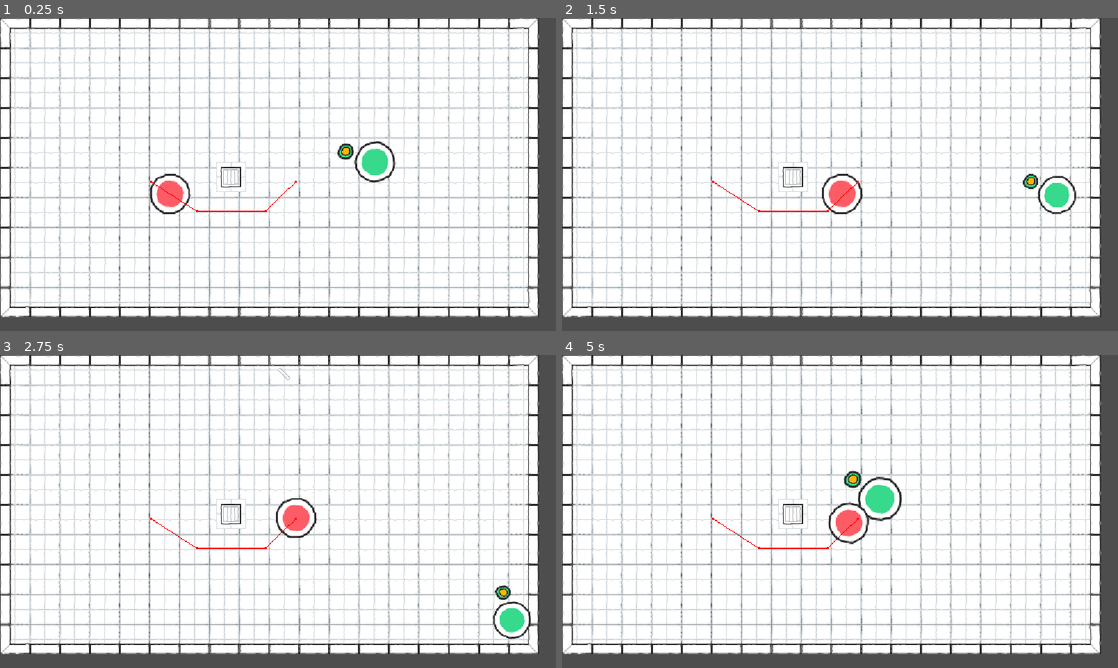
Above: before the commit, frames 1-4 (two rows, left to right).
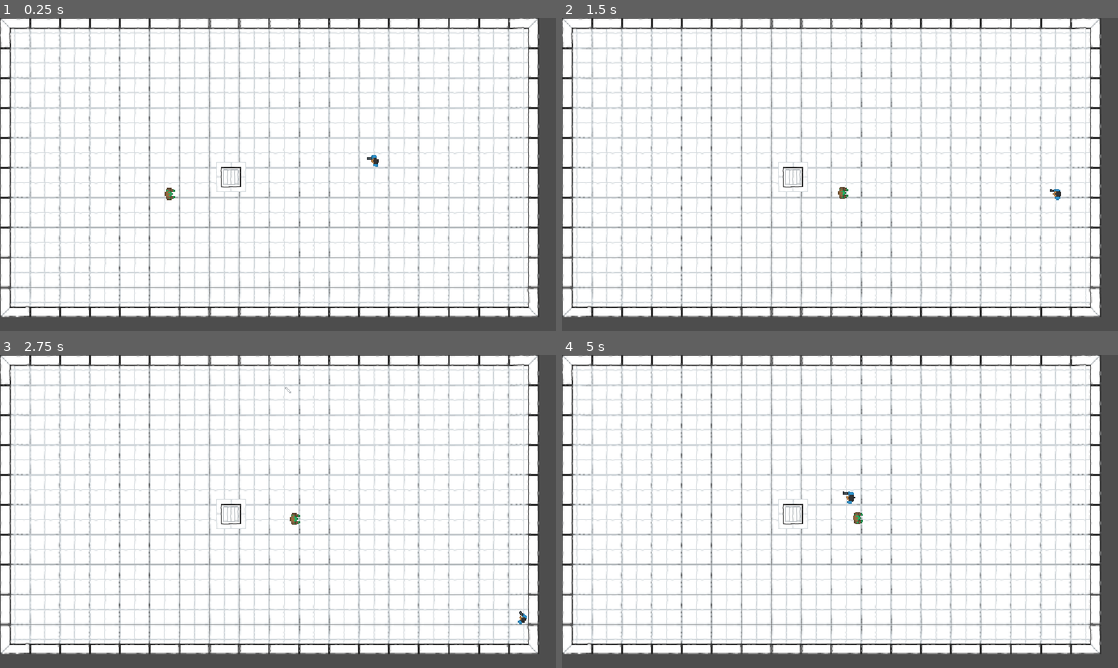
Above: after the commit, the same moments.

Repository: Frickerson/Brackeys_2026.2
Game: Godot game, scene res://Game/Levels/BasicLevel.tscn
Two runs of this game, one before a commit and one after it. Both use one fixed random seed, a clock stepped at 60 frames per second and the inputs below.
Inputs (mouse positions are in pixels of both pictures, inside the frame that each line leads up to):
- Up to frame 1 (0.25 s): no input
- Up to frame 2 (1.5 s): move the mouse to (962, 158) at 0.52 s; hold D (Player_Move_Right) 0.53-1.28 s; click (962, 158) at 0.6 s; move the mouse to (728, 190) at 1.27 s; hold S (Player_Move_Down) from 1.28 s (still down); click (728, 190) at 1.35 s
- Up to frame 3 (2.75 s): move the mouse to (333, 442) at 2.02 s; release S (Player_Move_Down) at 2.03 s; hold D (Player_Move_Right) from 2.03 s (still down); click (333, 442) at 2.1 s
- Up to frame 4 (5 s): move the mouse to (812, 574) at 2.77 s; release D (Player_Move_Right) at 2.78 s; hold W (Player_Move_Up) 2.78-3.53 s; click (812, 574) at 2.85 s; move the mouse to (1006, 558) at 3.52 s; hold A (Player_Move_Left) from 3.53 s (still down); click (1006, 558) at 3.6 s; move the mouse to (673, 464) at 4.27 s; click (673, 464) at 4.35 s

The runs differ from the first frame. In frame 1, 1.3% of the frame differs, in the area x 27-72%, y 39-63%; in frame 2, 1.2%; in frame 3, 1.3%; in frame 4, 1.5%, in the area x 27-62%, y 36-62%.

Commit message:
Improve, move and clean up

Diff:
--- /dev/null
+++ b/Game/Objects/Bullets/Bullet.tscn
@@ -0,0 +1,26 @@
+[gd_scene format=3 uid="uid://qjyuecuw6ve5"]
+
+[ext_resource type="Script" uid="uid://0st2yvo8wdhu" path="res://Game/Objects/Bullets/Bullet.gd" id="1_niiov"]
+[ext_resource type="Texture2D" uid="uid://cag5cox6tfu2p" path="res://Game/Assets/Sprites/Objects/effect_shotLarge.png" id="2_ejl0l"]
+
+[sub_resource type="RectangleShape2D" id="RectangleShape2D_bu7o8"]
+size = Vector2(63, 8)
+
+[node name="Bullet" type="Area2D" unique_id=1582658277]
+script = ExtResource("1_niiov")
+Speed = 1000.0
+
+[node name="CollisionShape2D" type="CollisionShape2D" parent="." unique_id=1271787194]
+position = Vector2(8, 0)
+scale = Vector2(0.25, 0.5)
+shape = SubResource("RectangleShape2D_bu7o8")
+
+[node name="Sprite2D" type="Sprite2D" parent="CollisionShape2D" unique_id=980642888]
+texture = ExtResource("2_ejl0l")
+
+[node name="VisibleOnScreenNotifier2D" type="VisibleOnScreenNotifier2D" parent="CollisionShape2D" unique_id=1989107162]
+scale = Vector2(2, 1)
+rect = Rect2(-50, -50, 100, 100)
+
+[connection signal="body_entered" from="." to="." method="_on_body_entered"]
+[connection signal="screen_exited" from="CollisionShape2D/VisibleOnScreenNotifier2D" to="." method="_on_screen_exited"]
--- a/Game/Objects/Enemy/Enemy.gd
+++ b/Game/Objects/Enemy/Enemy.gd
@@ -1,4 +1,4 @@
-extends RigidBody2D
+extends CharacterBody2D
 
 class_name Enemy
 
--- a/Game/Objects/Enemy/Enemy.tscn
+++ b/Game/Objects/Enemy/Enemy.tscn
@@ -1,22 +1,25 @@
 [gd_scene format=3 uid="uid://cmya67a02jmjj"]
 
 [ext_resource type="Script" uid="uid://ccxsa5xfbiplf" path="res://Game/Objects/Enemy/Enemy.gd" id="1_2jigs"]
-[ext_resource type="Texture2D" uid="uid://cpvg457urlyy7" path="res://Game/Assets/Sprites/Characters/red_character.png" id="1_051ad"]
+[ext_resource type="Texture2D" uid="uid://bj37e1k6so76t" path="res://Game/Assets/Tilesets/tilesheet_transparent.png" id="1_051ad"]
 
 [sub_resource type="CircleShape2D" id="CircleShape2D_bu7o8"]
-radius = 40.04997
+radius = 7.0
 
-[node name="Enemy" type="RigidBody2D" unique_id=840740489]
-gravity_scale = 0.0
+[sub_resource type="AtlasTexture" id="AtlasTexture_bupal"]
+atlas = ExtResource("1_051ad")
+region = Rect2(496, 120, 16, 16)
+
+[node name="Enemy" type="CharacterBody2D" unique_id=2024416287]
 script = ExtResource("1_2jigs")
 
-[node name="Sprite2D" type="Sprite2D" parent="." unique_id=1978200661]
-texture = ExtResource("1_051ad")
-
 [node name="CollisionShape2D" type="CollisionShape2D" parent="." unique_id=816673183]
-position = Vector2(1, 0)
+scale = Vector2(2, 2)
 shape = SubResource("CircleShape2D_bu7o8")
 
+[node name="Sprite2D" type="Sprite2D" parent="CollisionShape2D" unique_id=1978200661]
+texture_filter = 1
+position = Vector2(3, 1)
+texture = SubResource("AtlasTexture_bupal")
+
 [node name="NavigationAgent2D" type="NavigationAgent2D" parent="." unique_id=47733685]
-avoidance_enabled = true
-debug_enabled = true
--- a/Game/Objects/Player/Bullet.tscn
+++ /dev/null
@@ -1,24 +0,0 @@
-[gd_scene format=3 uid="uid://qjyuecuw6ve5"]
-
-[ext_resource type="Script" uid="uid://0st2yvo8wdhu" path="res://Game/Objects/Player/Bullet.gd" id="1_hbtjo"]
-[ext_resource type="Texture2D" uid="uid://cag5cox6tfu2p" path="res://Game/Assets/Sprites/Objects/effect_shotLarge.png" id="2_hbtjo"]
-
-[sub_resource type="RectangleShape2D" id="RectangleShape2D_bu7o8"]
-size = Vector2(63, 8)
-
-[node name="Bullet" type="Area2D" unique_id=1582658277]
-script = ExtResource("1_hbtjo")
-Speed = 1000.0
-
-[node name="CollisionShape2D" type="CollisionShape2D" parent="." unique_id=1271787194]
-scale = Vector2(0.5, 1)
-shape = SubResource("RectangleShape2D_bu7o8")
-
-[node name="Sprite2D" type="Sprite2D" parent="CollisionShape2D" unique_id=980642888]
-texture = ExtResource("2_hbtjo")
-
-[node name="VisibleOnScreenNotifier2D" type="VisibleOnScreenNotifier2D" parent="." unique_id=1989107162]
-rect = Rect2(-50, -50, 100, 100)
-
-[connection signal="body_entered" from="." to="." method="_on_body_entered"]
-[connection signal="screen_exited" from="VisibleOnScreenNotifier2D" to="." method="_on_screen_exited"]
--- a/Game/Objects/Player/Player.gd
+++ b/Game/Objects/Player/Player.gd
@@ -14,7 +14,7 @@
 
 func _ready() -> void:
 	EquippedWeapon = DefaultWeapon.instantiate()
-	$Marker2D.add_child(EquippedWeapon)
+	$CollisionShape2D/Sprite2D/Marker2D.add_child(EquippedWeapon)
 
 func _physics_process(delta: float) -> void:
 	var vertical = delta * MoveSpeed * Input.get_axis("Player_Move_Up","Player_Move_Down")
@@ -30,7 +30,7 @@
 	rotation = direction.angle()
 
 func _input(event):
-	if event is InputEventMouseButton:
+	if event.is_action("Player_Shoot"):
 		if event.pressed:
 			EquippedWeapon._toggle_attack(true)
 		if event.is_released():
--- a/Game/Objects/Player/Player.tscn
+++ b/Game/Objects/Player/Player.tscn
@@ -2,26 +2,29 @@
 
 [ext_resource type="Script" uid="uid://by12bqobms5mi" path="res://Game/Objects/Player/Player.gd" id="1_5anc7"]
 [ext_resource type="PackedScene" uid="uid://c6s7ym12qv8lv" path="res://Game/Objects/Weapons/Weapon.tscn" id="2_g70qv"]
-[ext_resource type="Texture2D" uid="uid://nf811uvg46xk" path="res://Game/Assets/Sprites/Characters/green_character.png" id="3_g70qv"]
-[ext_resource type="Texture2D" uid="uid://ndjxe06qdy7n" path="res://Game/Assets/Sprites/Characters/green_hand.png" id="4_kgmmb"]
+[ext_resource type="Texture2D" uid="uid://bj37e1k6so76t" path="res://Game/Assets/Tilesets/tilesheet_transparent.png" id="3_bupal"]
 
 [sub_resource type="CircleShape2D" id="CircleShape2D_bu7o8"]
-radius = 39.012817
+radius = 7.071068
+
+[sub_resource type="AtlasTexture" id="AtlasTexture_051ad"]
+atlas = ExtResource("3_bupal")
+region = Rect2(512, 16, 16, 16)
 
 [node name="Player" type="CharacterBody2D" unique_id=1713415423]
 script = ExtResource("1_5anc7")
 MoveSpeed = 20000.0
 DefaultWeapon = ExtResource("2_g70qv")
 
-[node name="Sprite2D" type="Sprite2D" parent="." unique_id=1050555902]
-texture = ExtResource("3_g70qv")
-
 [node name="CollisionShape2D" type="CollisionShape2D" parent="." unique_id=1653081082]
+scale = Vector2(2, 2)
 shape = SubResource("CircleShape2D_bu7o8")
 
-[node name="Marker2D" type="Marker2D" parent="." unique_id=769246578]
-position = Vector2(57, 28)
+[node name="Sprite2D" type="Sprite2D" parent="CollisionShape2D" unique_id=1050555902]
+texture_filter = 1
+position = Vector2(3, 0)
+texture = SubResource("AtlasTexture_051ad")
+
+[node name="Marker2D" type="Marker2D" parent="CollisionShape2D/Sprite2D" unique_id=769246578]
+position = Vector2(5, 5)
 gizmo_extents = 25.0
-
-[node name="Sprite2D2" type="Sprite2D" parent="Marker2D" unique_id=813970195]
-texture = ExtResource("4_kgmmb")
--- a/Game/Objects/Weapons/Weapon.tscn
+++ b/Game/Objects/Weapons/Weapon.tscn
@@ -1,14 +1,8 @@
 [gd_scene format=3 uid="uid://c6s7ym12qv8lv"]
 
 [ext_resource type="Script" uid="uid://db8148t3ujfbt" path="res://Game/Objects/Weapons/Weapon.gd" id="1_lkrpe"]
-[ext_resource type="PackedScene" uid="uid://qjyuecuw6ve5" path="res://Game/Objects/Player/Bullet.tscn" id="2_4q7qq"]
-[ext_resource type="Texture2D" uid="uid://dv3vgghp8fktu" path="res://Game/Assets/Sprites/Characters/yellow_hand.png" id="3_vgtg2"]
+[ext_resource type="PackedScene" uid="uid://qjyuecuw6ve5" path="res://Game/Objects/Bullets/Bullet.tscn" id="2_4q7qq"]
 
 [node name="Weapon" type="Node2D" unique_id=294193981]
 script = ExtResource("1_lkrpe")
 AttackType = ExtResource("2_4q7qq")
-
-[node name="Sprite2D" type="Sprite2D" parent="." unique_id=1102557716]
-position = Vector2(0, 1)
-scale = Vector2(0.59375, 0.5546875)
-texture = ExtResource("3_vgtg2")
--- a/project.godot
+++ b/project.godot
@@ -42,6 +42,11 @@
 "events": [Object(InputEventKey,"resource_local_to_scene":false,"resource_name":"","device":-1,"window_id":0,"alt_press …(192 unchanged characters)…
 ]
 }
+Player_Shoot={
+"deadzone": 0.2,
+"events": [Object(InputEventMouseButton,"resource_local_to_scene":false,"resource_name":"","device":-1,"window_id":0,"alt_pressed":false,"shift_pressed":false,"ctrl_pressed":false,"meta_pressed":false,"button_mask":0,"position":Vector2(0, 0),"global_position":Vector2(0, 0),"factor":1.0,"button_index":1,"canceled":false,"pressed":false,"double_click":false,"script":null)
+]
+}
 
 [physics]
 
Renamed: Game/Objects/Player/Bullet.gd -> Game/Objects/Bullets/Bullet.gd
Renamed: Game/Objects/Player/Bullet.gd.uid -> Game/Objects/Bullets/Bullet.gd.uid
